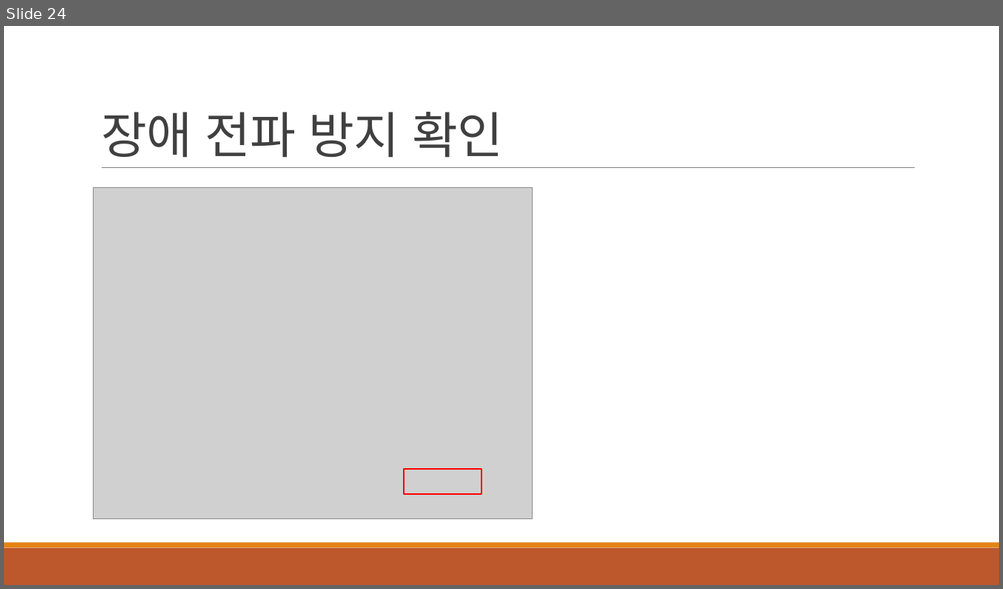
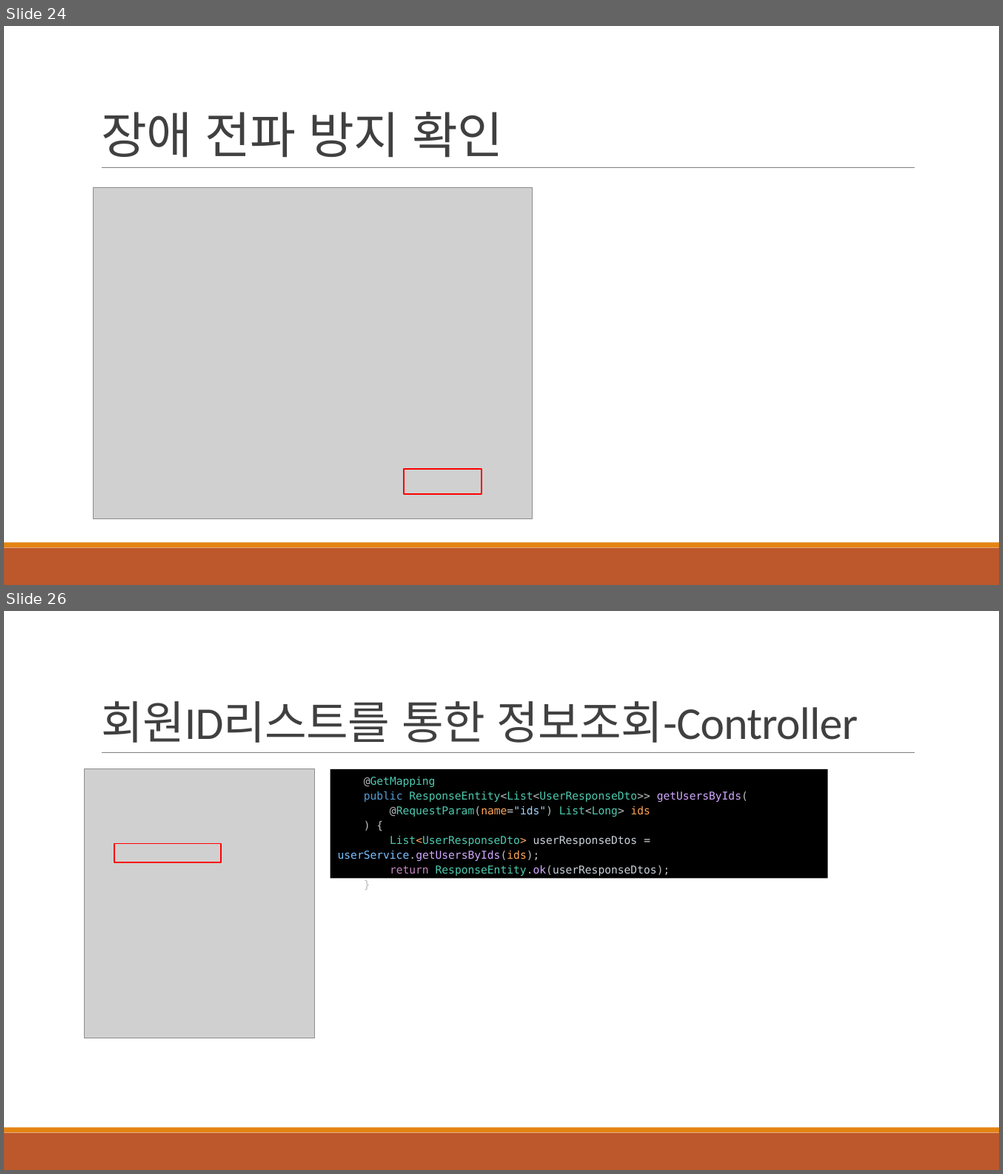
Before and after one commit to khb3025/study-msa, a slide deck: msa-ppt/3.데이터 조회 API 구현.pptx. Shown one above the other, each under a label of ours: slide 24 before the commit, slides 24 and 26 after it; the slides between them are not shown. The pictures are 1003x589 and 1003x1174 pixels, drawn with LibreOffice and Linux fonts; fonts in the diff are those of the drawing; grey boxes stand for pictures. Boxes give left, top, right and bottom in pixels: in the first picture for what was removed or moved away, otherwise in the second. Text is boxed around its words. In the diff, an @@ line names an element or a change of style, - is before the commit and + after.

Commit message:
feat : 회원 리스트 ids 조회 API

```diff
--- a/msa-ppt/3.데이터 조회 API 구현.pptx
+++ b/msa-ppt/3.데이터 조회 API 구현.pptx
@@ slide 26 added at (x1=4, y1=611, x2=999, y2=1170), background #FFFFFF; not listed: 3 template elements that a slide beside it also shows @@
@@ title added at (x1=101, y1=701, x2=858, y2=743), 44 pt, text #404040 @@
+회원ID리스트를 통한 정보조회-Controller
@@ picture added at (x1=84, y1=769, x2=313, y2=1038) @@
@@ rectangle added at (x1=330, y1=769, x2=828, y2=878), fill #000000, 10.5 pt, text #4EC9B0 @@
+@GetMapping
+public ResponseEntity<List<UserResponseDto>> getUsersByIds(
+@RequestParam(name="ids") List<Long> ids
+) {
+List<UserResponseDto> userResponseDtos = userService.getUsersByIds(ids);
+return ResponseEntity.ok(userResponseDtos);
+}
@@ rectangle added at (x1=114, y1=844, x2=221, y2=863), outline #FF0000 1.25 pt @@
```
Also in this commit, not shown: 2 other slides added, 3 other files.
